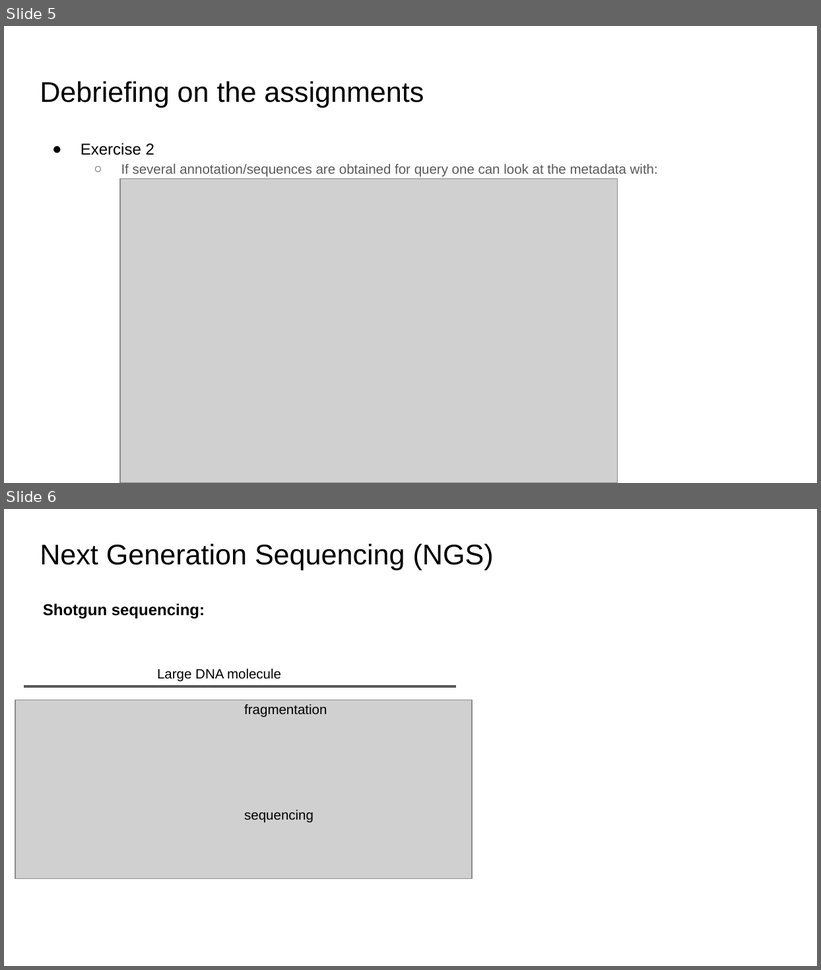
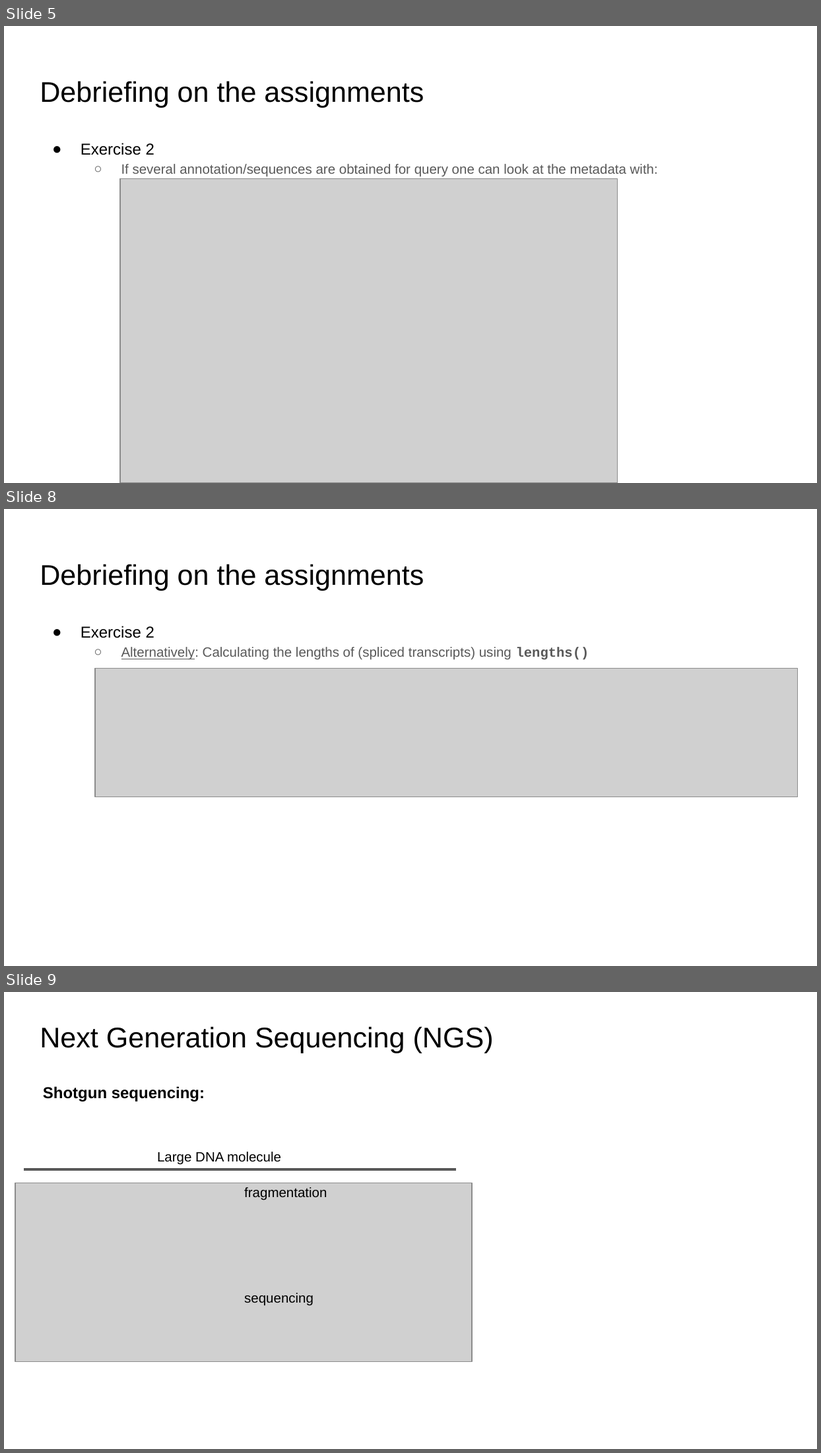
Before and after one commit to ETHZ-INS/ethEpigen2023_materials, a slide deck: week03/epigen_w3.pptx. Shown one above the other, each under a label of ours: slides 5 and 6 before the commit, slides 5, 8 and 9 after it; the slides between them are not shown. The pictures are 821x970 and 821x1453 pixels, drawn with LibreOffice and Linux fonts; fonts in the diff are those of the drawing; grey boxes stand for pictures. Boxes give left, top, right and bottom in pixels: in the first picture for what was removed or moved away, otherwise in the second. Text is boxed around its words. In the diff, an @@ line names an element or a change of style, - is before the commit and + after.

Commit message:
updated debriefing

```diff
--- a/week03/epigen_w3.pptx
+++ b/week03/epigen_w3.pptx
@@ slide 8 added at [4, 509, 817, 966], background #FFFFFF @@
@@ title added at [40, 564, 424, 590], 25.2 pt, text #000000 @@
+Debriefing on the assignments
@@ text added at [81, 626, 589, 660], 12 pt, text #595959 @@
+● Exercise 2
+  ○ Alternatively: Calculating the lengths of (spliced transcripts) using lengths()
@@ picture added at [95, 668, 797, 797] @@
@@ what was slide 6 is now slide 9 @@
```
Also in this commit, not shown: 2 slides changed, 2 other slides added, 1 other file.
